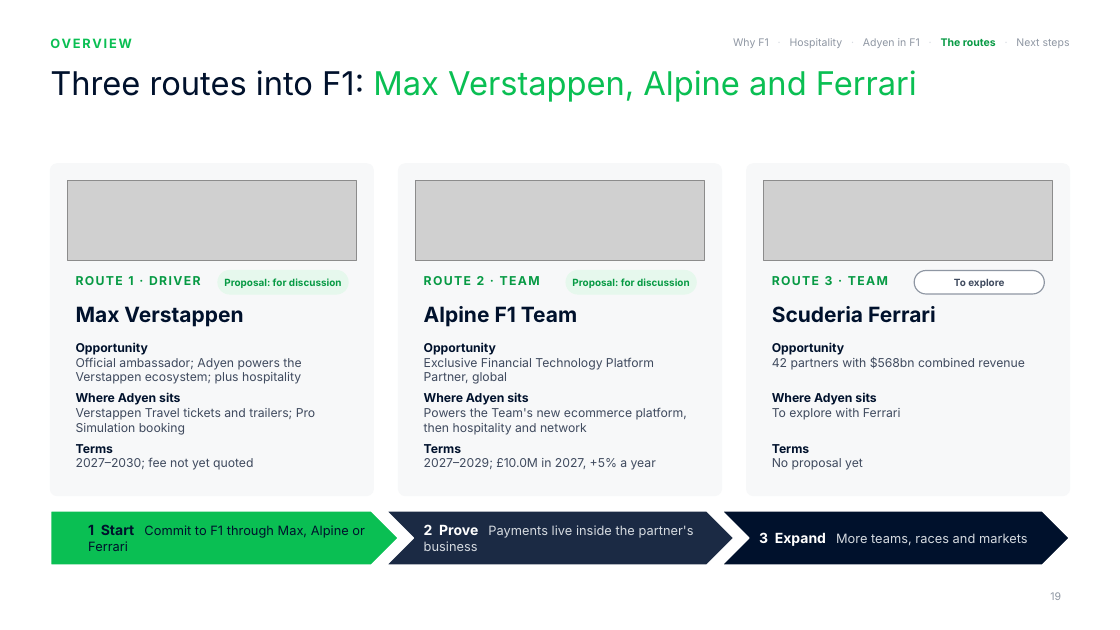
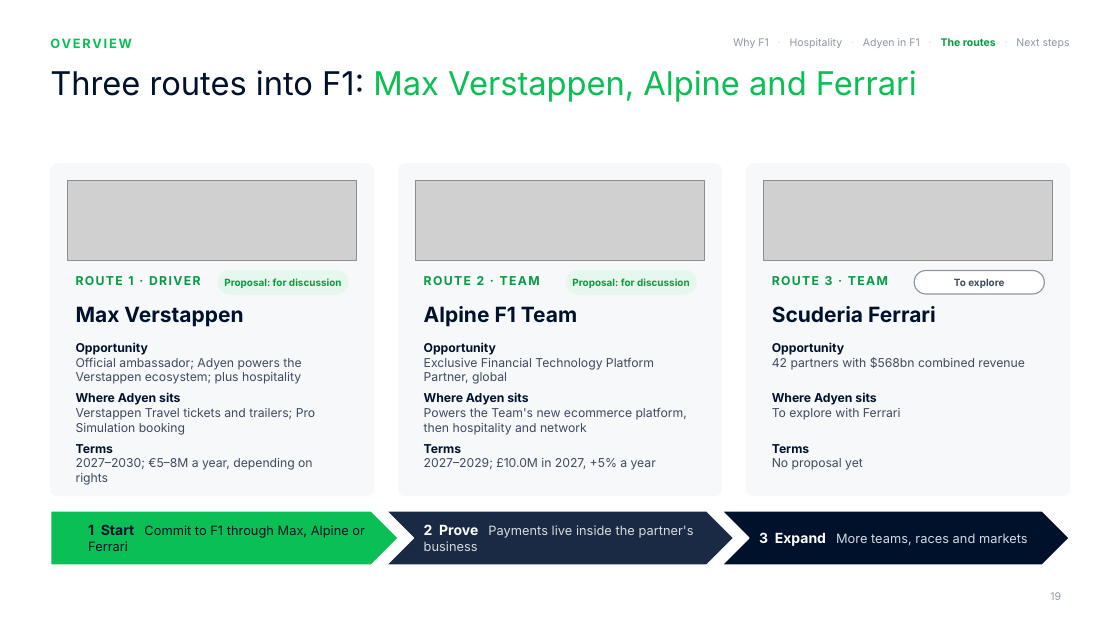
Before and after one commit to rahulgopalan42/rg42, a slide deck: slide 19 of adyen-f1-deck/Adyen x F1 - Chairman deck 8.pptx. Drawn at 1120x630 pixels with LibreOffice and Linux fonts; fonts in the diff are those of the drawing; grey boxes stand for pictures; background and template pictures are left out. Boxes give left, top, right and bottom in pixels: in the first picture for what was removed or moved away, otherwise in the second. Text is boxed around its words. In the diff, an @@ line names an element or a change of style, - is before the commit and + after.

```diff
--- a/adyen-f1-deck/Adyen x F1 - Chairman deck 8.pptx
+++ b/adyen-f1-deck/Adyen x F1 - Chairman deck 8.pptx
@@ text at (x1=76, y1=458, x2=313, y2=485): text changed @@
-2027–2030; fee not yet quoted
+2027–2030; €5–8M a year, depending on rights
```
Also in this commit, not shown: 15 other slides changed, 4 slides added, 1 slide removed, 7 other files.
